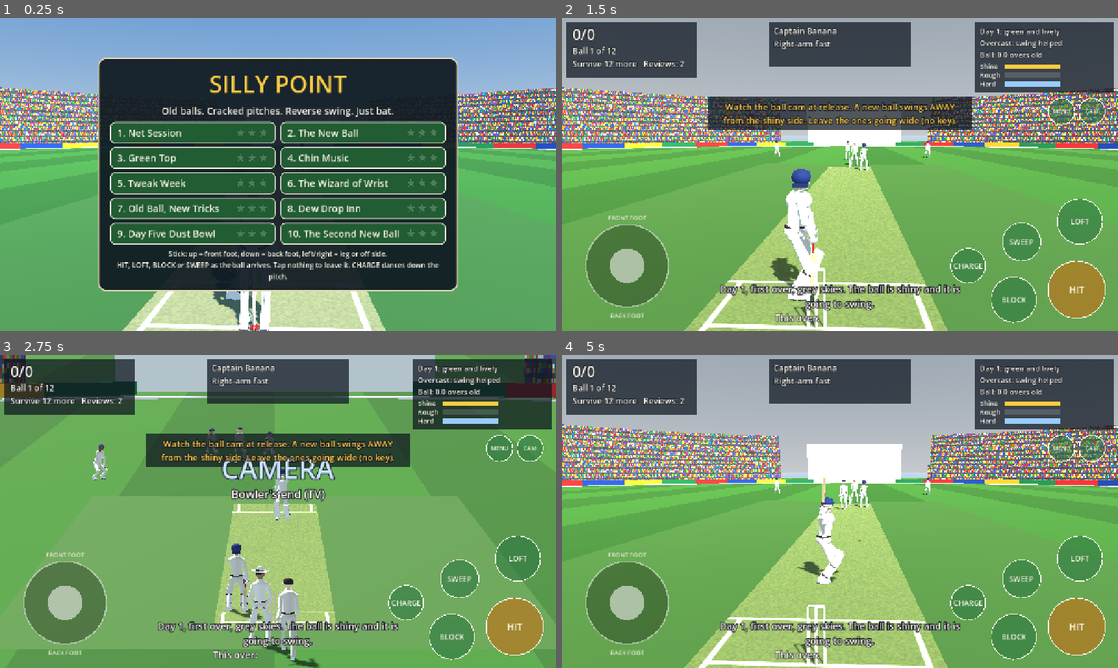
Above: before the commit, frames 1-4 (two rows, left to right).
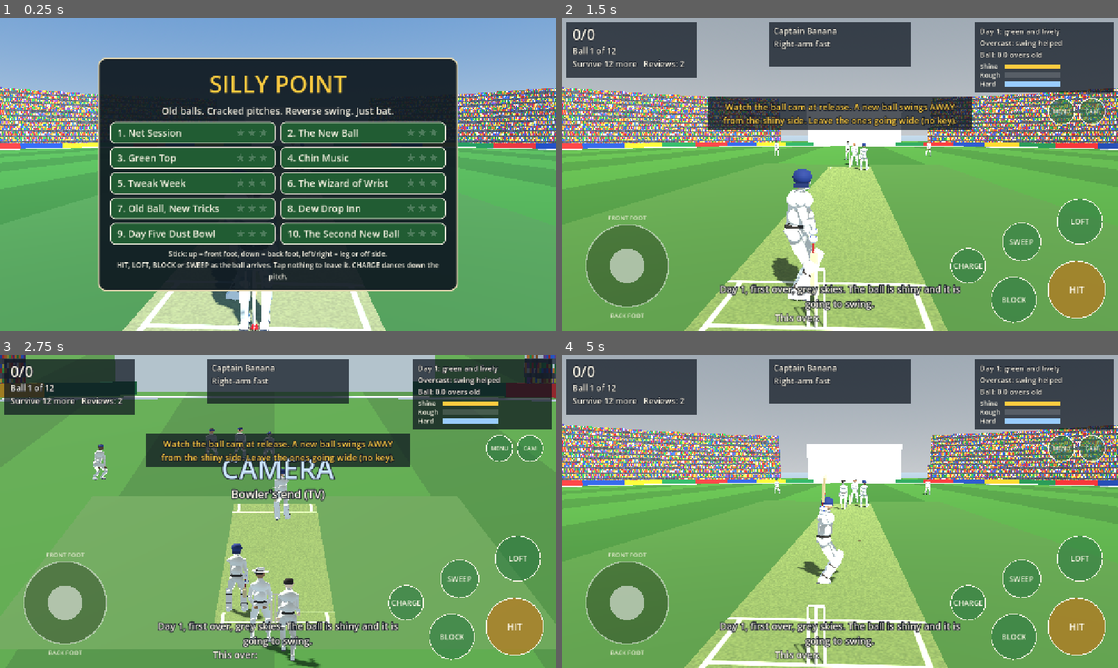
Above: after the commit, the same moments.

Repository: ahab94/silly-point
Game: Godot game, scene res://scenes/main.tscn
Two runs of this game, one before a commit and one after it. Both use one fixed random seed, a clock stepped at 60 frames per second and the inputs below.
Inputs (mouse positions are in pixels of both pictures, inside the frame that each line leads up to):
- Up to frame 1 (0.25 s): no input
- Up to frame 2 (1.5 s): click "2. The New Ball" at 0.5 s; click "Bat!" at 1.25 s
- Up to frame 3 (2.75 s): tap Enter (confirm) at 2 s; move the mouse to (400, 495) at 2.02 s; hold D (dir_right) from 2.03 s (still down); hold C (camera) from 2.03 s (still down); click (400, 495) at 2.17 s; tap Space at 2.27 s; tap Shift (dance) at 2.3 s
- Up to frame 4 (5 s): release D (dir_right) at 2.75 s; release C (camera) at 2.75 s; drag from (728, 527) to (812, 574) at 2.77 s; move the mouse to (895, 442) at 3.52 s; hold D (dir_right) 3.53-4.25 s; hold R (review) 3.53-4.25 s; tap C (camera) at 3.8 s; drag from (812, 574) to (673, 464) at 4.27 s

The runs differ from the first frame. In frame 1, 0.2% of the frame differs, in the area x 38-49%, y 87-99%; in frame 2, 0.5%; in frame 3, 0.7%, in the area x 16-58%, y 23-99%; in frame 4, 0.3%.

Commit message:
v0.1.6: shaped limbs, whole-body strokes with overshoot, breathing, fielders walk in; fielders kept inside the rope
Co-Authored-By: Claude Opus 5.5 <noreply@anthropic.com>

Diff:
--- a/project.godot
+++ b/project.godot
@@ -5,7 +5,7 @@
 config/name="Silly Point"
 run/main_scene="res://scenes/main.tscn"
 config/features=PackedStringArray("4.7")
-config/version="0.1.5"
+config/version="0.1.6"
 config/icon="res://icon.svg"
 boot_splash/bg_color=Color(0.47, 0.69, 0.86, 1)
 boot_splash/show_image=false
--- a/scripts/fielding.gd
+++ b/scripts/fielding.gd
@@ -50,7 +50,14 @@
 	var out := []
 	for f in FIELDS[name]:
 		var dist: float = f[2]
-		out.append({"name": f[0], "pos": polar(f[1], dist), "close": dist < 17.0,
+		var pos := polar(f[1], dist)
+		# Deep fielders stand just inside the rope. Distances are from the
+		# batter but the rope is centred mid-pitch, so the ones behind the
+		# batter (third man, fine leg) would otherwise end up beyond it.
+		var from_c := pos - CENTRE
+		if from_c.length() > BOUNDARY - 3.0:
+			pos = CENTRE + from_c.normalized() * (BOUNDARY - 3.0)
+		out.append({"name": f[0], "pos": pos, "close": dist < 17.0,
 				"keeper": f[0] == "Wicketkeeper"})
 	# The bowler finishes the follow-through just down the pitch.
 	# Where the run-up's follow-through finishes (game.gd _place_bowler).
--- a/scripts/game.gd
+++ b/scripts/game.gd
@@ -1270,6 +1270,17 @@
 		var p: Vector2 = field[i].pos
 		f.position = Vector3(p.x, 0.0, p.y)
 		var face := Vector3(-p.x, 0.0, -p.y)    # towards the batter
+		# Outfielders start a few steps back and walk in as the bowler runs
+		# up, arriving at their real spot (the one the fielding sim uses).
+		if not field[i].close and not field[i].keeper:
+			var back := -face.normalized() * 2.4
+			var start := f.position + back
+			var from_c := Vector2(start.x, start.z) - Fielding.CENTRE
+			if from_c.length() > Fielding.BOUNDARY - 1.0:
+				back *= 0.3     # already on the rope: just a step or two
+			f.position += back
+			f.set_meta("walk_from", f.position)
+			f.set_meta("walk_to", Vector3(p.x, 0.0, p.y))
 		var crouch := 0.15
 		if field[i].keeper:
 			crouch = 1.0
@@ -1299,6 +1310,20 @@
 
 func _start_runup() -> void:
 	var r := _runup_time()
+	for i in fielder_figs.size():
+		var f: Node3D = fielder_figs[i]
+		if not f.visible or not f.has_meta("walk_to"):
+			continue
+		var to: Vector3 = f.get_meta("walk_to")
+		var dir: Vector3 = (to - f.position).normalized()
+		f.run_procedural(func(tt: float) -> Dictionary: return Strokes.gait(tt, 1.9, dir))
+		var tw := create_tween()
+		tw.tween_property(f, "position", to, r * 0.95).set_trans(Tween.TRANS_SINE)
+		var face := Vector3(-to.x, 0.0, -to.z).normalized()
+		tw.tween_callback(func() -> void:
+			if f.get_meta("state", "") == "":
+				f.play([[0.18, Strokes.ready_pose(face, 0.32), "out"]]))
+		f.remove_meta("walk_to")
 	# Two taps of the bat while the bowler runs in, then the trigger movement
 	# so the batter is set at release.
 	var keys := Strokes.taps(2 if r > 1.2 else 1)
--- a/scripts/rig.gd
+++ b/scripts/rig.gd
@@ -47,6 +47,8 @@
 var crouch_helmet := false
 
 var _keys: Array = []
+var _life_t := 0.0
+var _life_phase := 0.0       # so a field full of people doesn't breathe in step
 var _from: Dictionary = {}
 var _key_t := 0.0
 var _parts := {}
@@ -78,6 +80,57 @@
 	add_child(mi)
 	_parts[name] = mi
 	return mi
+
+
+## A limb with a shape: a surface of revolution along y (from -0.5 at the
+## joint the limb starts at, to +0.5 at the joint it ends at) whose radius
+## follows `profile`, a list of [u, radius] with u from 0 to 1. This is what
+## turns a stick into a thigh with a muscle, or a sleeve that is fuller at
+## the shoulder than the wrist.
+##
+## Godot concept: SurfaceTool builds a mesh vertex by vertex; generate_normals
+## works out the shading so the surface looks smooth.
+static var _limb_cache := {}
+
+static func _limb_mesh(profile: Array) -> ArrayMesh:
+	var key := str(profile)
+	if _limb_cache.has(key):
+		return _limb_cache[key]
+	var st := SurfaceTool.new()
+	st.begin(Mesh.PRIMITIVE_TRIANGLES)
+	var seg := 14
+	var rows := []
+	var n := 12
+	for i in n + 1:
+		var u := float(i) / float(n)
+		# Smooth (cosine) interpolation between the profile's control points.
+		var r := float(profile[0][1])
+		for k in profile.size() - 1:
+			var u0: float = profile[k][0]
+			var u1: float = profile[k + 1][0]
+			if u >= u0 and u <= u1:
+				var f := (u - u0) / maxf(u1 - u0, 0.0001)
+				f = 0.5 - 0.5 * cos(f * PI)
+				r = lerpf(float(profile[k][1]), float(profile[k + 1][1]), f)
+		rows.append([u - 0.5, r])
+	for i in n:
+		for j in seg:
+			var a0 := TAU * float(j) / float(seg)
+			var a1 := TAU * float(j + 1) / float(seg)
+			var y0: float = rows[i][0]
+			var r0: float = rows[i][1]
+			var y1: float = rows[i + 1][0]
+			var r1: float = rows[i + 1][1]
+			var p00 := Vector3(cos(a0) * r0, y0, sin(a0) * r0)
+			var p01 := Vector3(cos(a1) * r0, y0, sin(a1) * r0)
+			var p10 := Vector3(cos(a0) * r1, y1, sin(a0) * r1)
+			var p11 := Vector3(cos(a1) * r1, y1, sin(a1) * r1)
+			for v in [p00, p10, p11, p00, p11, p01]:
+				st.add_vertex(v)
+	st.generate_normals()
+	var m := st.commit()
+	_limb_cache[key] = m
+	return m
 
 
 static func _cyl(r_top: float, r_bot: float) -> CylinderMesh:
@@ -137,13 +190,13 @@
 	var shoe := Color(0.9, 0.9, 0.88)
 	var pad_col := Color(0.92, 0.92, 0.9)
 	# Body: hips, belly and chest as smooth ellipsoids, joined by a waist.
-	_mesh_node("torso", _cyl(0.15, 0.13), shirt)
+	_mesh_node("torso", _limb_mesh([[0.0, 0.15], [0.5, 0.155], [1.0, 0.16]]), shirt)
 	_mesh_node("hips", _sphere(0.15), trousers)
 	_mesh_node("belly", _sphere(0.14), shirt)
 	_mesh_node("chest", _sphere(0.18), shirt)
 	_mesh_node("belt", _cyl(0.155, 0.155), Color(0.18, 0.16, 0.14))
 	_mesh_node("collar", _cyl(0.07, 0.085), shirt.lightened(0.05))
-	_mesh_node("neck", _cyl(0.05, 0.055), skin)
+	_mesh_node("neck", _limb_mesh([[0.0, 0.062], [1.0, 0.052]]), skin)
 	var head := _mesh_node("head", _sphere(0.113), skin)
 	# Face, seen on fielders and the umpire: the head looks along -z.
 	_child(head, _sphere(0.02), skin.darkened(0.08), Vector3(0, -0.025, -0.112), Vector3(0.9, 1.2, 1.0))         # nose
@@ -154,9 +207,11 @@
 	_child(head, _sphere(0.117), hair, Vector3(0, 0.03, 0.012), Vector3(1.0, 0.85, 1.0))                   # hair
 	head.scale = Vector3(0.92, 1.08, 1.0)
 	for s in ["l", "r"]:
-		_mesh_node(s + "hipj", _sphere(0.088), trousers)
-		_mesh_node(s + "thigh", _cyl(0.085, 0.062), trousers)
-		_mesh_node(s + "shin", _cyl(0.06, 0.045), pad_col if pads else trousers)
+		_mesh_node(s + "hipj", _sphere(0.096), trousers)
+		# Thigh: full at the hip, the quad bulging, narrowing to the knee.
+		_mesh_node(s + "thigh", _limb_mesh([[0.0, 0.094], [0.35, 0.098], [0.8, 0.072], [1.0, 0.066]]), trousers)
+		# Shin: the calf muscle just below the knee, slim at the ankle.
+		_mesh_node(s + "shin", _limb_mesh([[0.0, 0.062], [0.28, 0.07], [0.75, 0.05], [1.0, 0.046]]), pad_col if pads else trousers)
 		_mesh_node(s + "ankle", _sphere(0.046), pad_col if pads else trousers)
 		if pads:
 			var pad := _mesh_node(s + "pad", _box(Vector3(0.17, 1.0, 0.13)), pad_col)
@@ -166,16 +221,18 @@
 			for y in [-0.25, 0.2]:
 				_child(pad, _box(Vector3(0.18, 0.04, 0.14)), Color(0.25, 0.22, 0.2), Vector3(0, y, -0.01))
 			_mesh_node(s + "kneeroll", _sphere(0.088), pad_col)
-		_mesh_node(s + "knee", _sphere(0.066), pad_col if pads else trousers)
+		_mesh_node(s + "knee", _sphere(0.07), pad_col if pads else trousers)
 		# Shoe: white upper, darker sole, rounded toe.
 		var foot := _mesh_node(s + "foot", _box(Vector3(0.095, 0.07, 0.24)), shoe)
 		_child(foot, _box(Vector3(0.1, 0.025, 0.27)), Color(0.3, 0.3, 0.32), Vector3(0, -0.045, -0.01))
 		_child(foot, _sphere(0.05), shoe, Vector3(0, -0.005, -0.12), Vector3(1.0, 0.7, 1.0))
-		_mesh_node(s + "shoulder", _sphere(0.058), shirt)
-		_mesh_node(s + "upper", _cyl(0.056, 0.047), shirt)
-		_mesh_node(s + "fore", _cyl(0.047, 0.038), shirt)        # long sleeves
-		_mesh_node(s + "elbow", _sphere(0.05), shirt)
-		var hand := _mesh_node(s + "hand", _sphere(0.062 if gloves else 0.042), Color(0.93, 0.93, 0.9) if gloves else skin)
+		_mesh_node(s + "shoulder", _sphere(0.07), shirt)
+		# Sleeves: loose and full at the shoulder, the bicep under them,
+		# slimmer at the elbow; the forearm tapers to the wrist.
+		_mesh_node(s + "upper", _limb_mesh([[0.0, 0.066], [0.4, 0.064], [0.85, 0.054], [1.0, 0.052]]), shirt)
+		_mesh_node(s + "fore", _limb_mesh([[0.0, 0.052], [0.3, 0.053], [0.85, 0.042], [1.0, 0.04]]), shirt)
+		_mesh_node(s + "elbow", _sphere(0.054), shirt)
+		var hand := _mesh_node(s + "hand", _sphere(0.062 if gloves else 0.048), Color(0.93, 0.93, 0.9) if gloves else skin)
 		if gloves:
 			hand.scale = Vector3(1.0, 0.9, 1.25)
 			_child(hand, _box(Vector3(0.09, 0.03, 0.06)), Color(0.15, 0.25, 0.55), Vector3(0, 0.035, 0.0))    # padded back
@@ -280,6 +337,7 @@
 
 
 func _process(delta: float) -> void:
+	_life_t += delta
 	if procedural.is_valid():
 		proc_t += delta
 		pose = _merge(pose, procedural.call(proc_t))
@@ -294,6 +352,10 @@
 			"in": e = k * k
 			"out": e = 1.0 - (1.0 - k) * (1.0 - k)
 			"inout": e = k * k * (3.0 - 2.0 * k)
+			"back":
+				# Overshoots a little and settles, like a real follow-through.
+				var c := 1.5
+				e = 1.0 + (c + 1.0) * pow(k - 1.0, 3.0) + c * pow(k - 1.0, 2.0)
 		pose = blend(_from, key[1], e)
 		if k >= 1.0:
 			_keys.pop_front()
@@ -347,7 +409,15 @@
 
 
 func _solve() -> void:
-	var p := pose
+	if _life_phase == 0.0:
+		_life_phase = randf_range(0.1, TAU)
+	# Alive: breathing (the chest rises a touch) and a slow sway of the
+	# weight, layered on whatever pose is playing.
+	var p := pose.duplicate()
+	var br := sin(_life_t * 1.7 + _life_phase)
+	var sw := sin(_life_t * 0.55 + _life_phase * 2.0)
+	p.pelvis = (p.pelvis as Vector3) + Vector3(0.0, br * 0.004, 0.0)
+	p.lean = (p.get("lean", Vector3.ZERO) as Vector3) + Vector3(sw * 0.012, br * 0.01, 0.0)
 	var pelvis: Vector3 = p.pelvis
 	var face: Vector3 = (p.face as Vector3)
 	face.y = 0.0
--- a/scripts/strokes.gd
+++ b/scripts/strokes.gd
@@ -187,7 +187,35 @@
 		follow.grip = (follow.grip as Vector3) + Vector3.UP * 0.3
 	if defend:
 		return [[t * 0.5, top, "out"], [t * 0.5, pose, "in"], [0.25, follow, "out"], [0.6, follow]]
-	return [[t * 0.42, top, "out"], [t * 0.58, pose, "in"], [0.3, follow, "out"], [hold, follow]]
+	_body_turn(top, pose, follow, d, key, horizontal)
+	return [[t * 0.42, top, "out"], [t * 0.58, pose, "in"], [0.32, follow, "back"], [hold, follow]]
+
+
+## The body behind the bat: shoulders coil away in the backlift and unwind
+## through the ball towards where it's going, the hips lead the shoulders,
+## and the weight goes through so the back heel comes up.
+static func _body_turn(top: Dictionary, contact: Dictionary, follow: Dictionary, d: Vector3, key: String, horizontal: bool) -> void:
+	var face: Vector3 = contact.get("face", stance().face)
+	var hip: Vector3 = contact.get("hip_face", stance().hip_face)
+	var coil := Basis(Vector3.UP, deg_to_rad(-22.0))     # turn away from the bowler
+	top.face = (coil * face).normalized()
+	top.hip_face = (Basis(Vector3.UP, deg_to_rad(-10.0)) * hip).normalized()
+	var toward := Vector3(d.x, 0.0, d.z).normalized()
+	contact.face = face.lerp(toward, 0.18 if not horizontal else 0.3).normalized()
+	contact.hip_face = hip.lerp(toward, 0.3).normalized()
+	var open := 0.55 if not horizontal else 0.75
+	if key.begins_with("defend"):
+		open = 0.1
+	follow.face = face.lerp(toward, open).normalized()
+	follow.hip_face = hip.lerp(toward, open * 0.8).normalized()
+	if not key.begins_with("defend"):
+		var rf: Vector3 = contact.get("rf", stance().rf)
+		if key in ["pull", "hook", "cut", "upper_cut", "punch"]:
+			# Back-foot shots pivot on the back foot: the front leg swings round.
+			var lf: Vector3 = contact.get("lf", stance().lf)
+			follow.lf = lf + toward * 0.12 + Vector3(0.0, 0.0, 0.08)
+		elif not key.contains("sweep"):
+			follow.rf = rf + Vector3(0.0, 0.1, -0.12)    # back heel up, weight through
 
 
 static func leave() -> Array:
Not shown, changed: export_presets.cfg
Not shown, changed: docs/marketing/youtube.md
Not shown, added: docs/releases/v0.1.6.md
